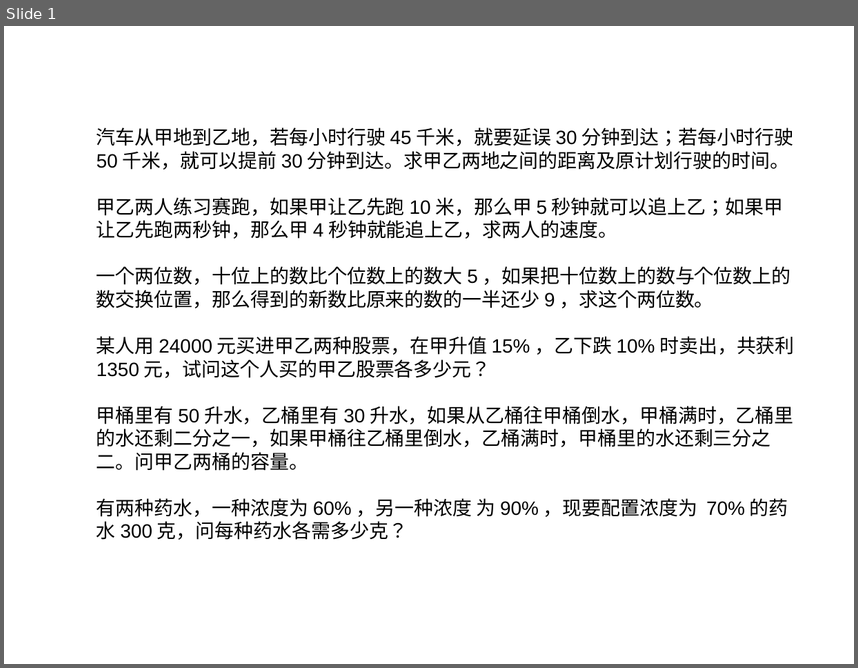
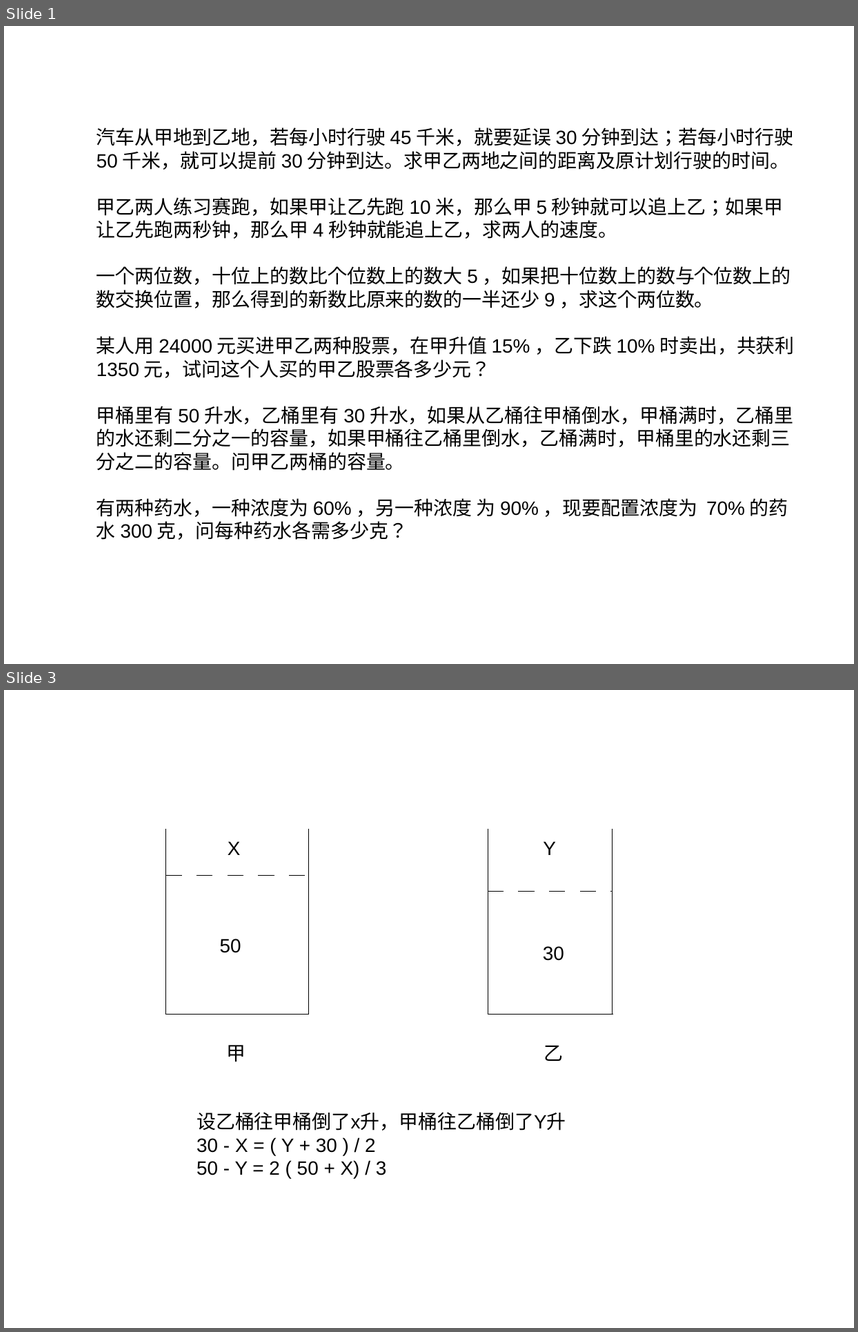
Before and after one commit to ericzhang/english-math, a slide deck: 2025-03-23/formula.odp. Shown one above the other, each under a label of ours: slide 1 before the commit, slides 1 and 3 after it; the slides between them are not shown. The pictures are 858x668 and 858x1332 pixels, drawn with LibreOffice and Linux fonts; fonts in the diff are those of the drawing. Boxes give left, top, right and bottom in pixels: in the first picture for what was removed or moved away, otherwise in the second. Text is boxed around its words. In the diff, an @@ line names an element or a change of style, - is before the commit and + after.

```diff
--- a/2025-03-23/formula.odp
+++ b/2025-03-23/formula.odp
@@ slide 3 added at (4, 690, 854, 1328), background #FFFFFF @@
@@ line added from (166, 829) to (166, 1014), #000000 0 pt @@
@@ line added from (309, 829) to (309, 1014), #000000 0 pt @@
@@ line added from (488, 829) to (488, 1014), #000000 0 pt @@
@@ line added from (613, 829) to (613, 1014), #000000 0 pt @@
@@ text added at (228, 841, 241, 855), 18 pt, text #000000 @@
+X
@@ text added at (543, 841, 556, 855), 18 pt, text #000000 @@
+Y
@@ line added from (166, 875) to (309, 875), #000000 0 pt @@
@@ line added from (488, 891) to (613, 891), #000000 0 pt @@
@@ text added at (220, 938, 241, 953), 18 pt, text #000000 @@
+50
@@ text added at (543, 946, 564, 960), 18 pt, text #000000 @@
+30
@@ line added from (166, 1014) to (309, 1014), #000000 0 pt @@
@@ line added from (488, 1014) to (613, 1014), #000000 0 pt @@
@@ text added at (226, 1045, 245, 1062), 18 pt, text #000000 @@
+甲
@@ text added at (544, 1045, 563, 1061), 18 pt, text #000000 @@
+乙
@@ text added at (197, 1112, 566, 1179), 18 pt, text #000000 @@
+设乙桶往甲桶倒了x升，甲桶往乙桶倒了Y升
+30 - X = ( Y + 30 ) / 2
+50 - Y = 2 ( 50 + X) / 3
@@ slide 1 changed as well @@
@@ text at (96, 405, 794, 470): text changed @@
-甲桶里有50升水，乙桶里有30升水，如果从乙桶往甲桶倒水，甲桶满时，乙桶里的水还剩二分之一，如果甲桶往乙桶里倒水，乙桶满时，甲桶里的水还剩三分之二。问甲乙两桶的容量。
+甲桶里有50升水，乙桶里有30升水，如果从乙桶往甲桶倒水，甲桶满时，乙桶里的水还剩二分之一的容量，如果甲桶往乙桶里倒水，乙桶满时，甲桶里的水还剩三分之二的容量。问甲乙两桶的容量。
```
Also in this commit, not shown: 1 other slide changed, 7 other files.
